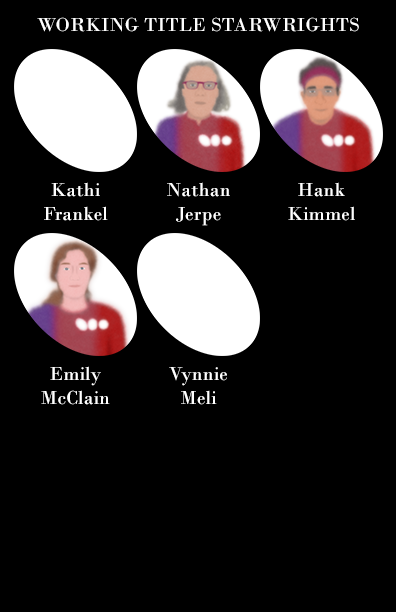
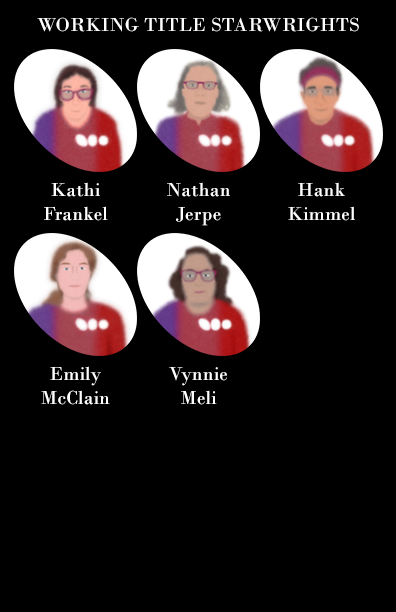
Comparing the layer stacks of the two w=396, h=612 images. Changes:
hid "ellipse 1" (1st of 18, in "ellipses 1") over [14, 49, 137, 172]
added layer "frankel_kathi" in group "ellipses 1" over [14, 49, 137, 172]
hid "ellipse 2" (2nd of 18, in "ellipses 2") over [137, 233, 260, 356]
added layer "meli_vynnie" in group "ellipses 2" over [137, 233, 260, 356]
